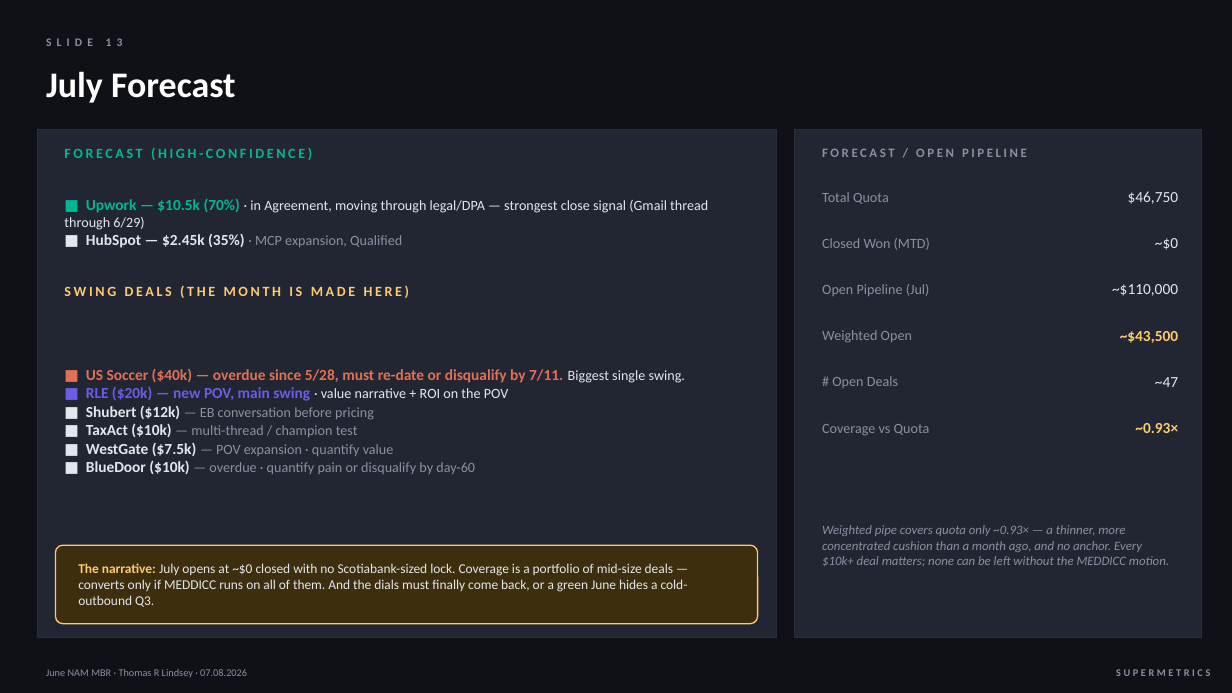
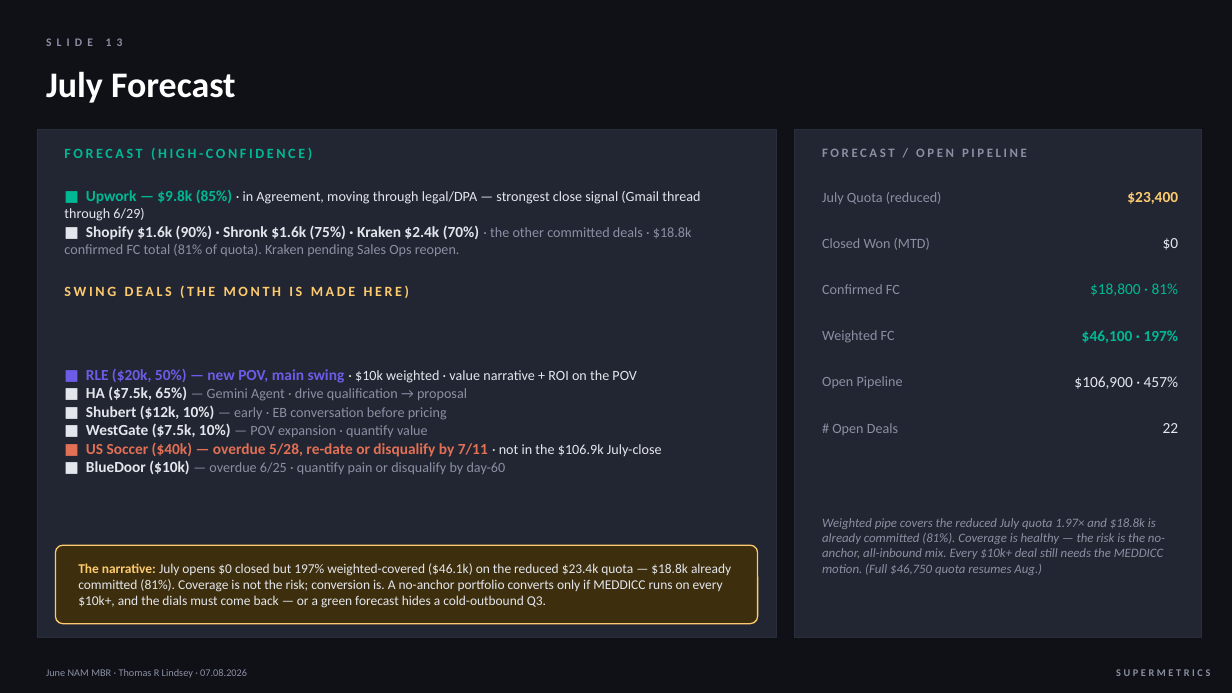
Before and after one commit to thommi2phones/Sales-Coach, a slide deck: slide 14 of June_2026_NAM_MBR.pptx. Drawn at 1232x693 pixels with LibreOffice and Linux fonts; fonts in the diff are those of the drawing. Boxes give left, top, right and bottom in pixels: in the first picture for what was removed or moved away, otherwise in the second. Text is boxed around its words. In the diff, an @@ line names an element or a change of style, - is before the commit and + after.

```diff
--- a/June_2026_NAM_MBR.pptx
+++ b/June_2026_NAM_MBR.pptx
@@ text at (64,190,700,257): text changed @@
-■ Upwork — $10.5k (70%) · in Agreement, moving through legal/DPA — strongest close signal (Gmail thread through 6/29)
-■ HubSpot — $2.45k (35%) · MCP expansion, Qualified
+■ Upwork — $9.8k (85%) · in Agreement, moving through legal/DPA — strongest close signal (Gmail thread through 6/29)
+■ Shopify $1.6k (90%) · Shronk $1.6k (75%) · Kraken $2.4k (70%) · the other committed deals · $18.8k confirmed FC total (81% of quota). Kraken pending Sales Ops reopen.
@@ text at (822,192,942,204): text changed @@
-Total Quota
+July Quota (reduced)
@@ text at (1127,192,1178,204): text changed; text colour #E4E6ED to #FDCB6E; bold on @@
-$46,750
+$23,400
@@ text at (1163,238,1179,250): text changed @@
-~$0
+$0
@@ text at (822,284,900,294): text changed @@
-Open Pipeline (Jul)
+Confirmed FC
@@ text at (1090,283,1179,296): text changed; text colour #E4E6ED to #00B894 @@
-~$110,000
+$18,800 · 81%
@@ text at (822,330,895,343): text changed @@
-Weighted Open
+Weighted FC
@@ text at (1082,330,1179,343): text changed; text colour #FDCB6E to #00B894 @@
-~$43,500
+$46,100 · 197%
@@ text at (86,369,662,474): text changed @@
-■ US Soccer ($40k) — overdue since 5/28, must re-date or disqualify by 7/11. Biggest single swing.
-■ RLE ($20k) — new POV, main swing · value narrative + ROI on the POV
-■ Shubert ($12k) — EB conversation before pricing
-■ TaxAct ($10k) — multi-thread / champion test
-■ WestGate ($7.5k) — POV expansion · quantify value
-■ BlueDoor ($10k) — overdue · quantify pain or disqualify by day-60
+■ RLE ($20k, 50%) — new POV, main swing · $10k weighted · value narrative + ROI on the POV
+■ HA ($7.5k, 65%) — Gemini Agent · drive qualification → proposal
+■ Shubert ($12k, 10%) — early · EB conversation before pricing
+■ WestGate ($7.5k, 10%) — POV expansion · quantify value
+■ US Soccer ($40k) — overdue 5/28, re-date or disqualify by 7/11 · not in the $106.9k July-close
+■ BlueDoor ($10k) — overdue 6/25 · quantify pain or disqualify by day-60
@@ text at (822,376,903,388): text changed @@
-# Open Deals
+Open Pipeline
@@ text at (1074,376,1178,389): text changed @@
-~47
+$106,900 · 457%
@@ text at (832,423,898,435): text changed @@
-Coverage vs Quota
+# Open Deals
@@ text at (1163,423,1179,433): text changed; text colour #FDCB6E to #E4E6ED; bold off @@
-~0.93×
+22
@@ text at (822,518,1165,575): text changed @@
-Weighted pipe covers quota only ~0.93× — a thinner, more concentrated cushion than a month ago, and no anchor. Every $10k+ deal matters; none can be left without the MEDDICC motion.
+Weighted pipe covers the reduced July quota 1.97× and $18.8k is already committed (81%). Coverage is healthy — the risk is the no-anchor, all-inbound mix. Every $10k+ deal still needs the MEDDICC motion. (Full $46,750 quota resumes Aug.)
@@ text at (78,563,731,608): text changed @@
-The narrative: July opens at ~$0 closed with no Scotiabank-sized lock. Coverage is a portfolio of mid-size deals — converts only if MEDDICC runs on all of them. And the dials must finally come back, or a green June hides a cold-outbound Q3.
+The narrative: July opens $0 closed but 197% weighted-covered ($46.1k) on the reduced $23.4k quota — $18.8k already committed (81%). Coverage is not the risk; conversion is. A no-anchor portfolio converts only if MEDDICC runs on every $10k+, and the dials must come back — or a green forecast hides a cold-outbound Q3.
```
Also in this commit, not shown: 2 other slides changed, 5 other files.
